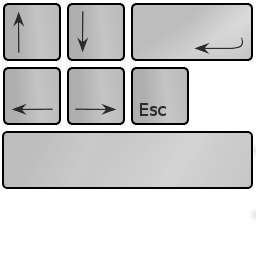
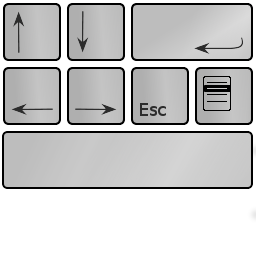
Two versions of the same layered image (256 x 256). Layer-by-layer changes:
added group "Menu Button" with 7 layers above "ArrowButton" over [195, 67, 253, 125]
added layer "Menu #4" in group "Menu Button" over [207, 88, 227, 89]
added layer "Menu #5" in group "Menu Button" over [203, 85, 231, 92]
added layer "Menu #3" in group "Menu Button" over [207, 94, 227, 95]
added layer "Menu #2" in group "Menu Button" over [207, 101, 227, 102]
added layer "Menu #1" in group "Menu Button" over [207, 82, 227, 83]
added layer "Menu" in group "Menu Button" over [203, 76, 231, 111]
added layer "ButtonBase #5" in group "Menu Button" over [195, 67, 253, 125]
